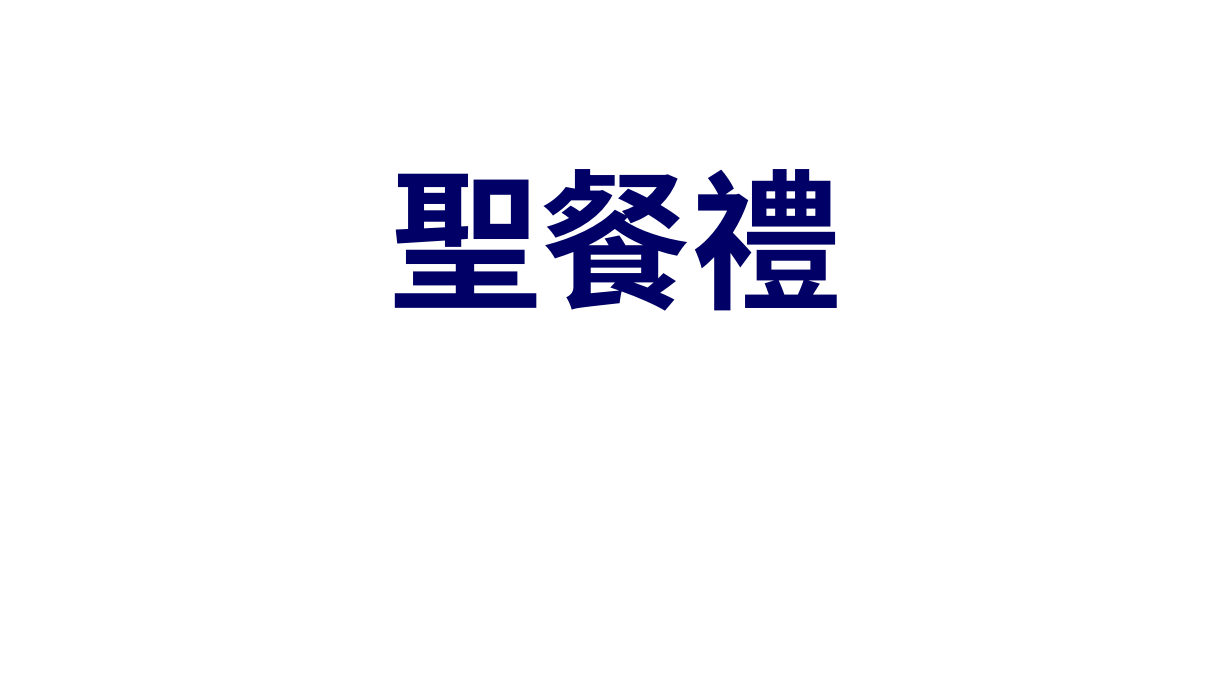
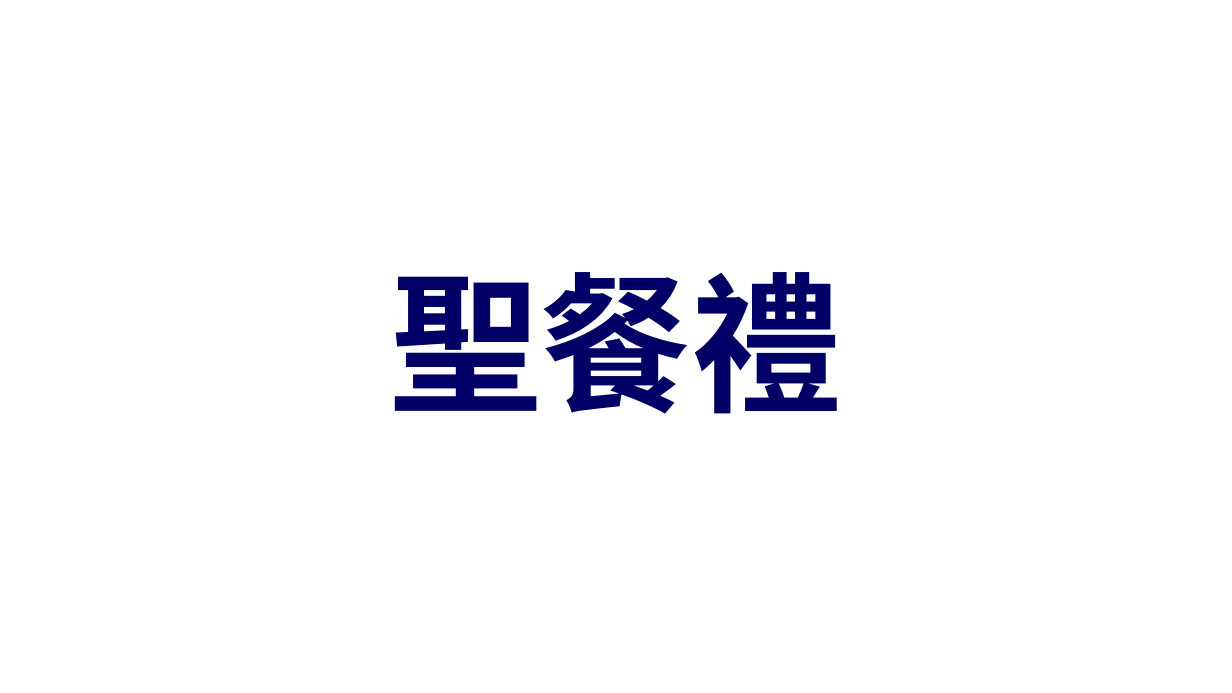
Before and after one commit to batisuoc/other-ppts, a slide deck: slide 15 of 崇拜流程.pptx. Drawn at 1232x693 pixels with LibreOffice and Linux fonts; fonts in the diff are those of the drawing; background and template pictures are left out. Boxes give left, top, right and bottom in pixels: in the first picture for what was removed or moved away, otherwise in the second. Text is boxed around its words. In the diff, an @@ line names an element or a change of style, - is before the commit and + after.

Commit message:
Update titles position

```diff
--- a/崇拜流程.pptx
+++ b/崇拜流程.pptx
@@ title "聖餐禮": place and size @@
-title "聖餐禮" at bbox=[390, 169, 842, 311]
+title "聖餐禮" at bbox=[390, 272, 842, 414]
```
Also in this commit, not shown: 12 other slides changed.
